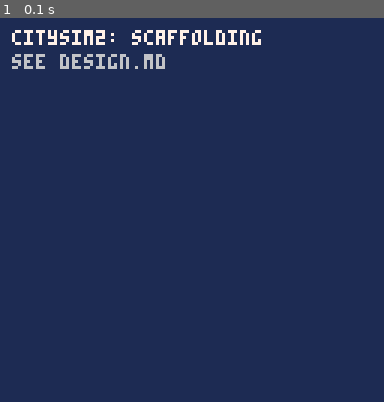
Above: before the commit, frame 1.
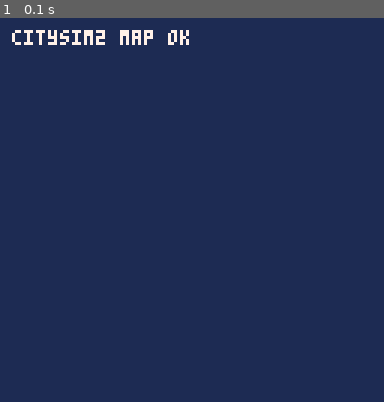
Above: after the commit, the same moment.

Repository: drachis/carts
Game: PICO-8 cartridge proj/citysim2/citysim2.p8
Same seed, same stepped clock (60 frames per second), same inputs: the game is played once before the commit and once after it.
Inputs:
- Up to frame 1 (0.1 s): no input

The runs differ from the first frame. In frame 1, 1.3% of the frame differs, in the area x 3-68%, y 3-14%.

Commit message:
citysim2: map.lua (delegated, verified, integrated)
First delegated module (sonnet agent), reviewed + fixed by lead:
- grid/tile/zone helpers, neighbors4, nmask autotile, pixel-smooth camera.
- 0x8000 plane accessors peekp/pokep/pclr (renamed from agent's pget/pput —
  pget/pset are pico-8 builtins; don't shadow them).
- tile encoding: 0 water / 1 grass / 2 mountain; roads 16..31; power 32..47;
  R/C/I zones 48/52/56 + density 0..3.
- conducts simplified to the contiguous 16..47 range.
577 tokens (agent guessed ~390 — the script caught it). Cart 705/8192, compiles.

Co-Authored-By: Claude Opus 4.8 <noreply@anthropic.com>

Diff:
--- a/proj/citysim2/citysim2.p8
+++ b/proj/citysim2/citysim2.p8
@@ -6,10 +6,14 @@
 -- modules are #included in dependency order; add each as it lands.
 #include params.lua
 #include data.lua
+#include map.lua
 
 -- glue owns _init/_update/_draw; modules never define them.
 function _init()
  t=0
+ cur={x=16,y=16}
+ init_map()
+ update_camera(true)
 end
 
 function _update()
@@ -18,8 +22,10 @@
 
 function _draw()
  cls(1)
- print("citysim2: scaffolding",4,4,7)
- print("see design.md",4,12,6)
+ camera(camx,camy)
+ map(0,0,0,0,gw,gw)
+ camera()
+ print("citysim2 map ok",4,4,7)
 end
 __gfx__
 00000000000000000000000000000000000000000000000000000000000000000000000000000000000000000000000000000000000000000000000000000000
--- /dev/null
+++ b/proj/citysim2/map.lua
@@ -0,0 +1,125 @@
+-- map.lua : grid helpers, plane accessors, camera
+-- tile encoding (range checks only; no fget):
+--   0 water (not buildable)   1 grass (buildable)   2 mountain (not buildable)
+--   roads    16..31 = 16 + nmask(n=1 e=2 s=4 w=8)
+--   powerlines 32..47 = 32 + nmask
+--   residential 48..51 = 48 + density(0..3)
+--   commercial  52..55 = 52 + density
+--   industrial  56..59 = 56 + density
+
+gw=p.grid  -- 32
+
+function in_bounds(x,y)
+ return x>=0 and y>=0 and x<gw and y<gw
+end
+
+function tile(x,y)
+ return in_bounds(x,y) and mget(x,y) or 0
+end
+
+function set_tile(x,y,s)
+ if in_bounds(x,y) then mset(x,y,s) end
+end
+
+-- tile predicates (id-range checks; no fget)
+function is_road(x,y)
+ local s=tile(x,y) return s>=16 and s<=31
+end
+
+function is_zone(x,y)
+ local s=tile(x,y) return s>=48 and s<=59
+end
+
+function is_buildable(x,y)
+ local s=tile(x,y) return s==1
+end
+
+function conducts(x,y)
+ local s=tile(x,y) return s>=16 and s<=47 -- roads 16..31 + power 32..47
+end
+
+-- zone helpers
+function zone_kind(x,y)
+ if not is_zone(x,y) then return nil end
+ return flr((tile(x,y)-48)/4)+1
+end
+
+function zone_density(x,y)
+ if not is_zone(x,y) then return nil end
+ return (tile(x,y)-48)%4
+end
+
+function set_zone(x,y,kind,density)
+ set_tile(x,y,48+(kind-1)*4+density)
+end
+
+-- orthogonal in-bounds neighbours
+function neighbors4(x,y)
+ local n={}
+ if in_bounds(x,y-1) then add(n,{x=x,y=y-1}) end
+ if in_bounds(x+1,y) then add(n,{x=x+1,y=y}) end
+ if in_bounds(x,y+1) then add(n,{x=x,y=y+1}) end
+ if in_bounds(x-1,y) then add(n,{x=x-1,y=y}) end
+ return n
+end
+
+-- autotile bitmask: n=1 e=2 s=4 w=8 where f(x,y) is predicate
+function nmask(x,y,f)
+ local m=0
+ if f(x,y-1) then m+=1 end
+ if f(x+1,y) then m+=2 end
+ if f(x,y+1) then m+=4 end
+ if f(x-1,y) then m+=8 end
+ return m
+end
+
+-- 0x8000 plane accessors (index = x + y*gw).
+-- named peekp/pokep so they don't shadow pico-8 builtins pget/pset.
+function peekp(base,x,y)
+ if not in_bounds(x,y) then return 0 end
+ return peek(base+x+y*gw)
+end
+
+function pokep(base,x,y,v)
+ if in_bounds(x,y) then poke(base+x+y*gw,v) end
+end
+
+function pclr(base)
+ memset(base,0,gw*gw)
+end
+
+-- camera (pixel-smooth ease toward cursor)
+camx,camy=0,0
+
+function update_camera(snap)
+ local px,py=cur.x*8,cur.y*8
+ local tx,ty=camx,camy
+ if px-tx<16  then tx=px-16  end
+ if px-tx>104 then tx=px-104 end
+ if py-ty<16  then ty=py-16  end
+ if py-ty>96  then ty=py-96  end
+ tx=mid(0,tx,gw*8-128)
+ ty=mid(0,ty,gw*8-120)
+ if snap then
+  camx,camy=tx,ty
+ else
+  camx+=mid(-4,tx-camx,4)
+  camy+=mid(-4,ty-camy,4)
+ end
+end
+
+-- init: clear tile grid to grass; zero all planes
+function init_map()
+ for y=0,gw-1 do
+  for x=0,gw-1 do
+   mset(x,y,1)
+  end
+ end
+ pclr(pl_elev)
+ pclr(pl_comp)
+ pclr(pl_cap)
+ pclr(pl_fill)
+ pclr(pl_cong)
+ pclr(pl_need)
+ camx,camy=0,0
+end
Not shown, changed: proj/citysim2/TaskList.md
